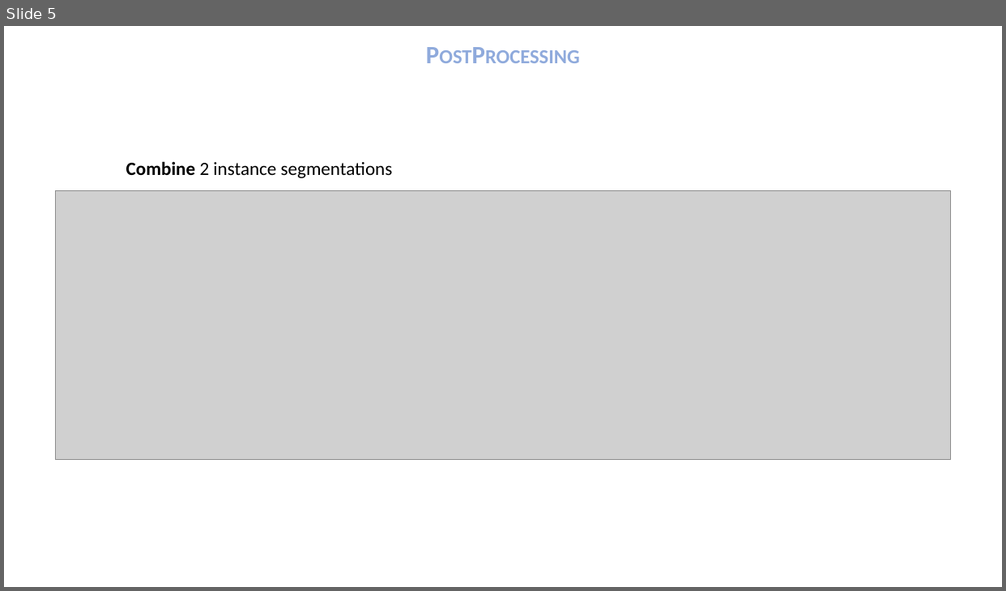
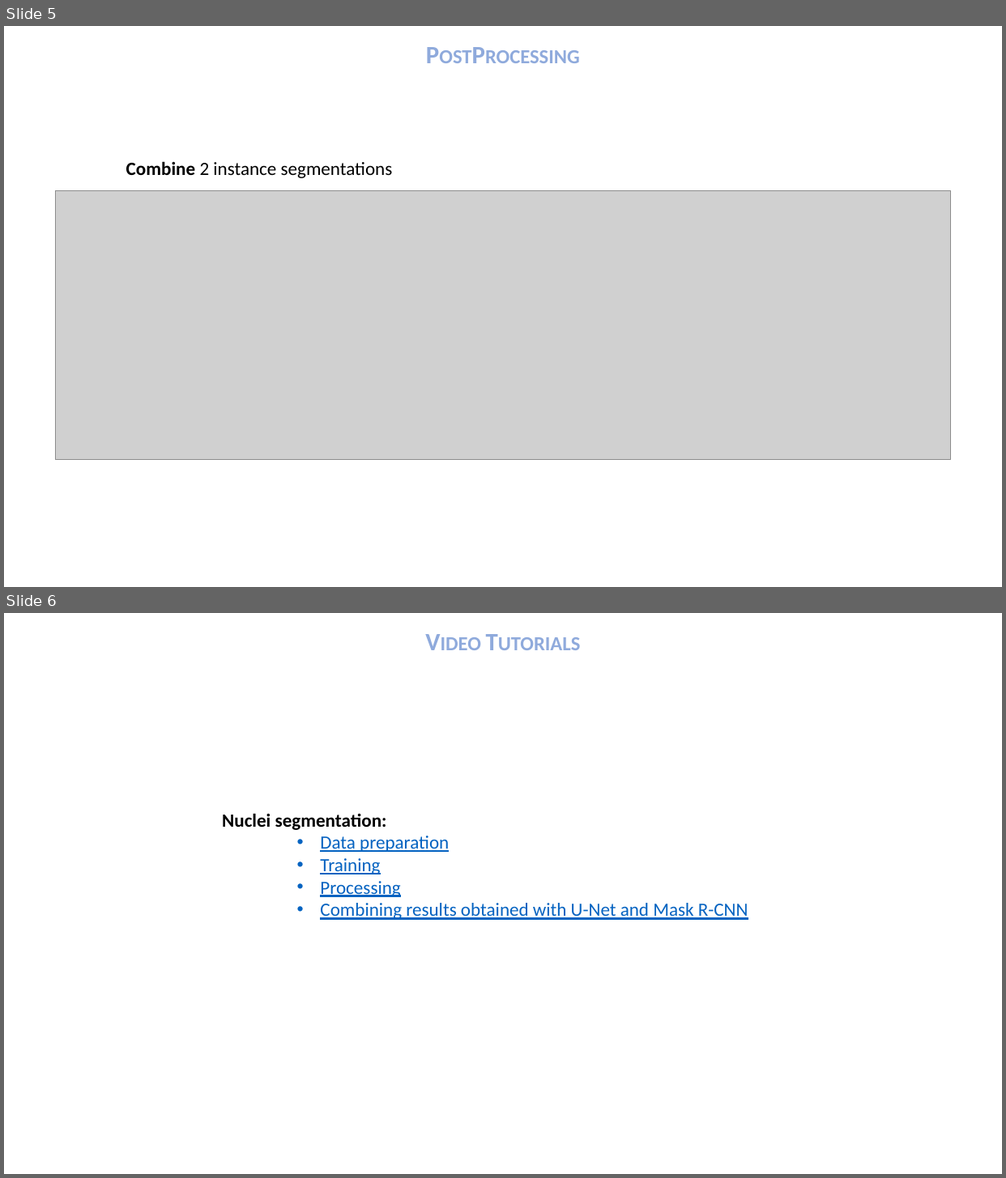
Before and after one commit to tpecot/DeepLearningBasedSegmentationForBiologists, a slide deck: Courses/6.Instance Segmentation.ppsx. Shown one above the other, each under a label of ours: slide 5 before the commit, slides 5 and 6 after it. The pictures are 1006x591 and 1006x1178 pixels, drawn with LibreOffice and Linux fonts; fonts in the diff are those of the drawing; grey boxes stand for pictures. Boxes give left, top, right and bottom in pixels: in the first picture for what was removed or moved away, otherwise in the second. Text is boxed around its words. In the diff, an @@ line names an element or a change of style, - is before the commit and + after.

```diff
--- a/Courses/6.Instance Segmentation.ppsx
+++ b/Courses/6.Instance Segmentation.ppsx
@@ slide 6 added at [4,613,1002,1174], background #FFFFFF @@
@@ text added at [236,622,770,659], 24 pt, text #8FAADC, bold, small capitals @@
+Video Tutorials
@@ text added at [222,813,748,920], 18 pt, text #0563C1, underline @@
+Nuclei segmentation:
+    • Data preparation
+    • Training
+    • Processing
+    • Combining results obtained with U-Net and Mask R-CNN
```
Also in this commit, not shown: 6 other files.
